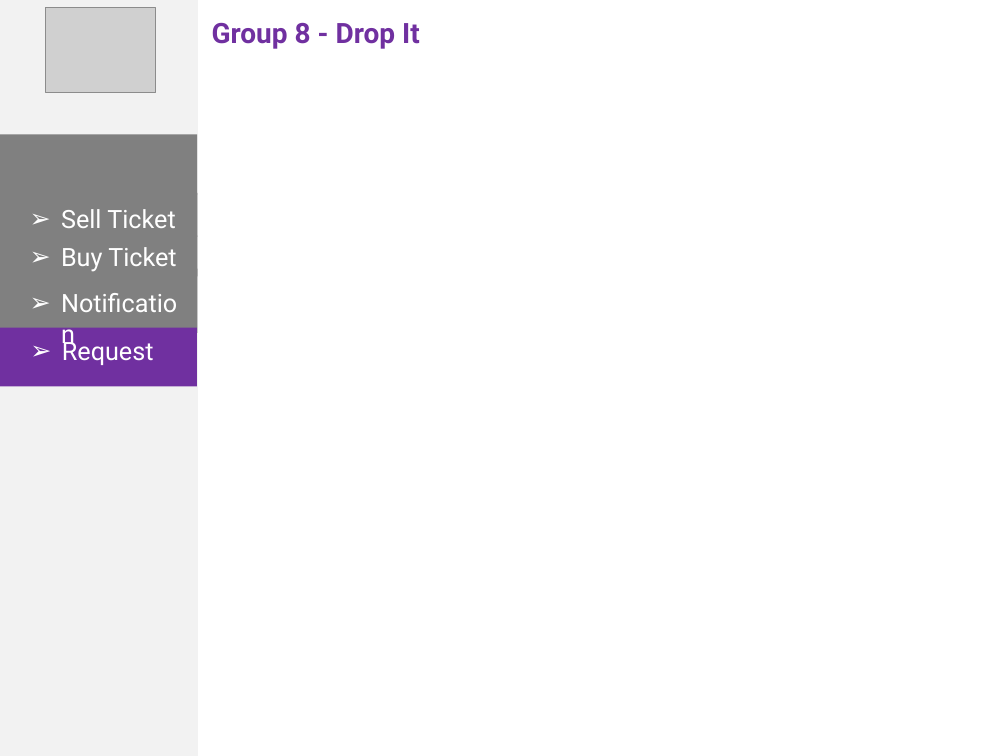
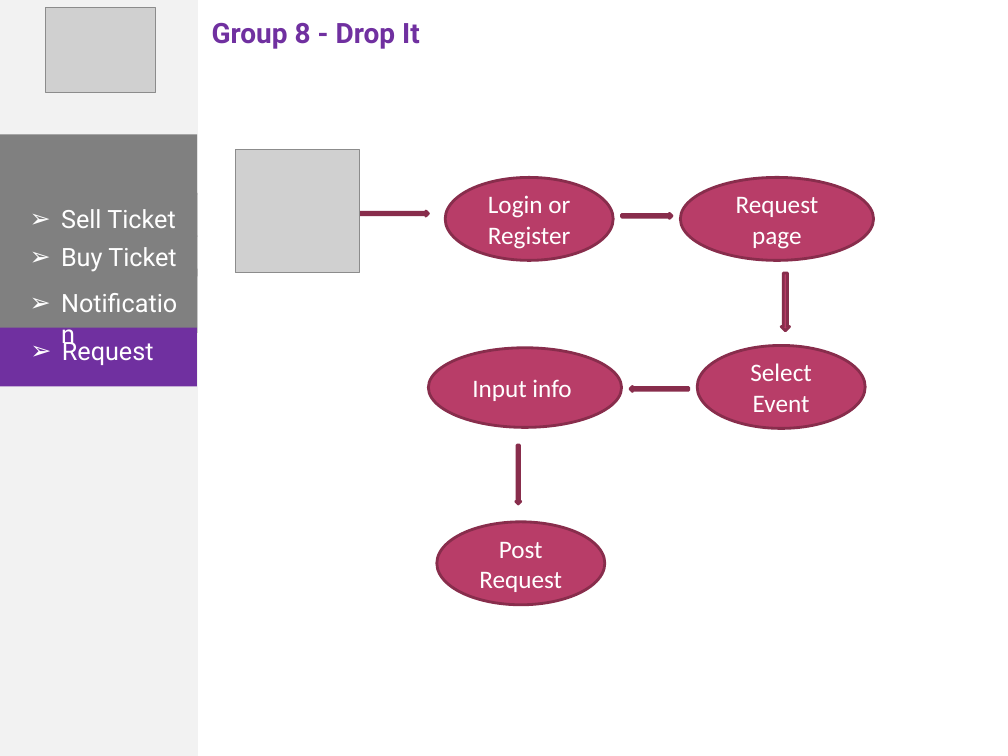
Before and after one commit to phonglk/fptu_capstone, a slide deck: slide 13 of Document/Present.pptx. Drawn at 1008x756 pixels with LibreOffice and Linux fonts; fonts in the diff are those of the drawing; grey boxes stand for pictures. Boxes give left, top, right and bottom in pixels: in the first picture for what was removed or moved away, otherwise in the second. Text is boxed around its words. In the diff, an @@ line names an element or a change of style, - is before the commit and + after.

```diff
--- a/Document/Present.pptx
+++ b/Document/Present.pptx
@@ picture added at <box>235,149,359,273</box> @@
@@ ellipse added at <box>446,177,614,260</box>, fill #B83D68, outline #882D4D 2 pt, 18 pt, text #FFFFFF @@
+Login or Register
@@ ellipse added at <box>680,177,874,260</box>, fill #B83D68, outline #882D4D 2 pt, 18 pt, text #FFFFFF @@
+Request page
@@ right arrow added at <box>359,211,428,216</box>, fill #B83D68, outline #882D4D 2 pt @@
@@ right arrow added at <box>622,214,672,219</box>, fill #B83D68, outline #882D4D 2 pt @@
@@ down arrow added at <box>781,273,789,331</box>, fill #B83D68, outline #882D4D 2 pt @@
@@ ellipse added at <box>428,348,622,427</box>, fill #B83D68, outline #882D4D 2 pt, 18 pt, text #FFFFFF @@
+Input info
@@ ellipse added at <box>698,346,866,428</box>, fill #B83D68, outline #882D4D 2 pt, 18 pt, text #FFFFFF @@
+Select Event
@@ left arrow added at <box>630,386,688,391</box>, fill #B83D68, outline #882D4D 2 pt @@
@@ down arrow added at <box>516,446,521,504</box>, fill #B83D68, outline #882D4D 2 pt @@
@@ ellipse added at <box>436,522,605,605</box>, fill #B83D68, outline #882D4D 2 pt, 18 pt, text #FFFFFF @@
+Post Request
```
